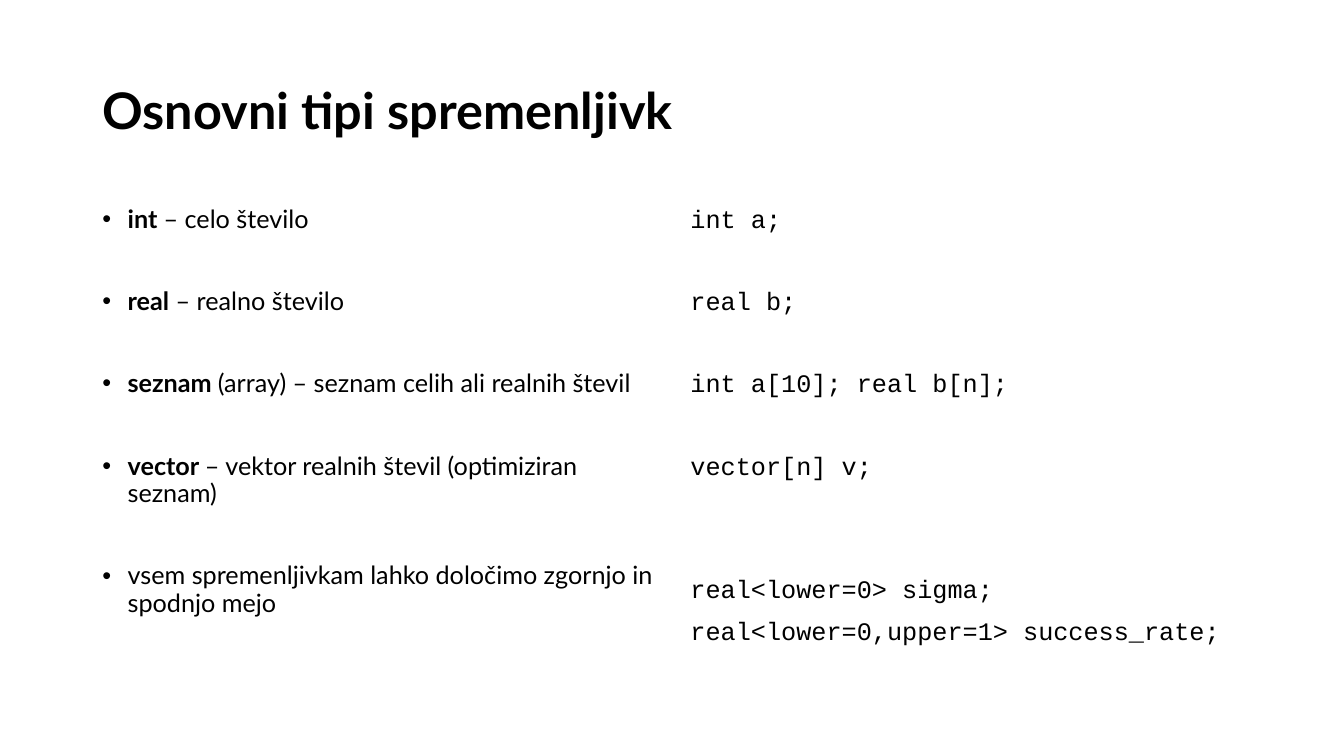
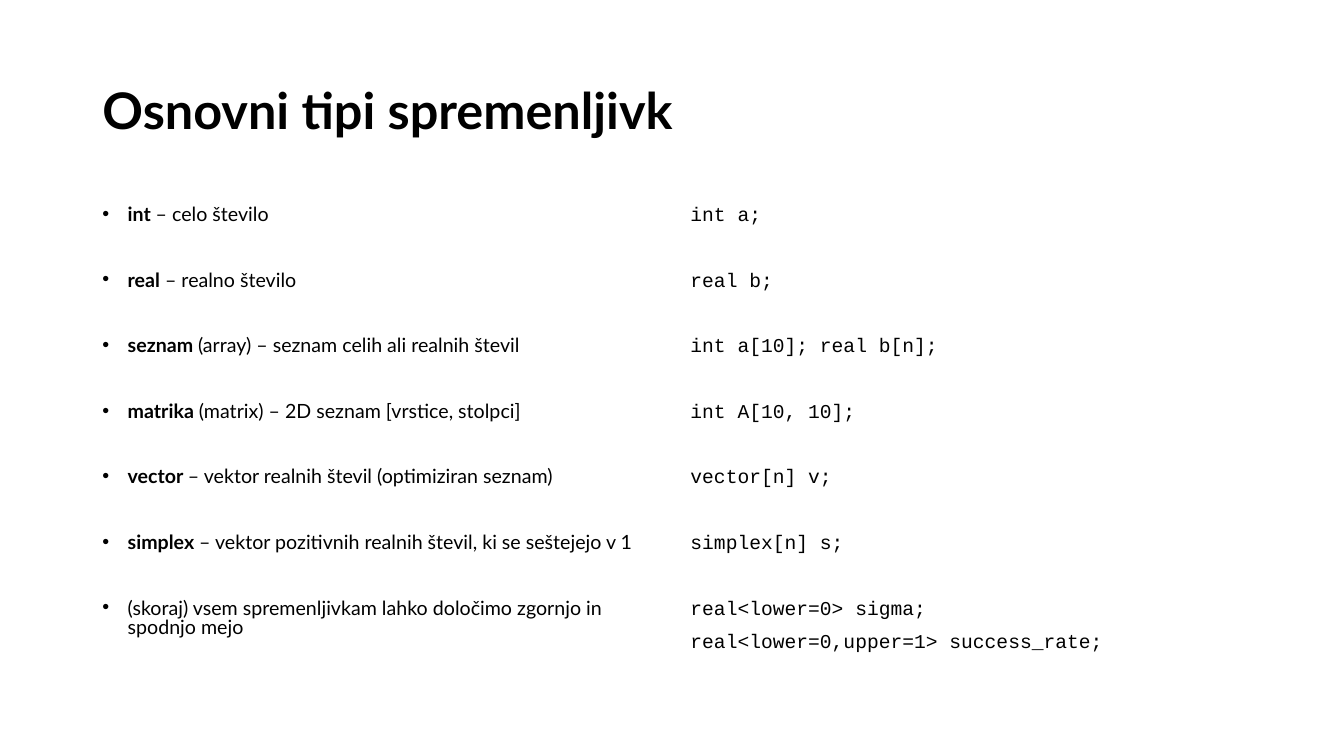
Before and after one commit to bstatcomp/Stan-Intro-Workshop, a slide deck: slide 37 of slides/prezentacija.pptx. Drawn at 1344x756 pixels with LibreOffice and Linux fonts; fonts in the diff are those of the drawing. Boxes give left, top, right and bottom in pixels: in the first picture for what was removed or moved away, otherwise in the second. Text is boxed around its words. In the diff, an @@ line names an element or a change of style, - is before the commit and + after.

```diff
--- a/slides/prezentacija.pptx
+++ b/slides/prezentacija.pptx
@@ text at <box>128,206,552,487</box>: size 18 to 14 pt in "int – celo število", "real – realno število", "seznam (array) – seznam celih ali realnih ...", "vector – vektor realnih števil (optimiziran seznam)"; line spacing 0.9 to 0.8 @@
@@ text at <box>690,207,1102,652</box>: size 18 to 14 pt in "int a;", "real b;", "int a[10]; real b[n];", "vector[n] v;" and 2 more places; line spacing 0.9 to 0.8 @@
@@ text at <box>128,403,520,422</box>: paragraph added @@
+• matrika (matrix) – 2D seznam [vrstice, stolpci]
@@ text at <box>690,404,855,422</box>: paragraph added @@
+int A[10, 10];
@@ text at <box>128,534,632,638</box>: text changed; size 18 to 14 pt @@
-• vsem spremenljivkam lahko določimo zgornjo in spodnjo mejo
+• simplex – vektor pozitivnih realnih števil, ki se seštejejo v 1
+• (skoraj) vsem spremenljivkam lahko določimo zgornjo in spodnjo mejo
@@ text at <box>690,535,844,553</box>: paragraph added @@
+simplex[n] s;
```
Also in this commit, not shown: 3 other files.
